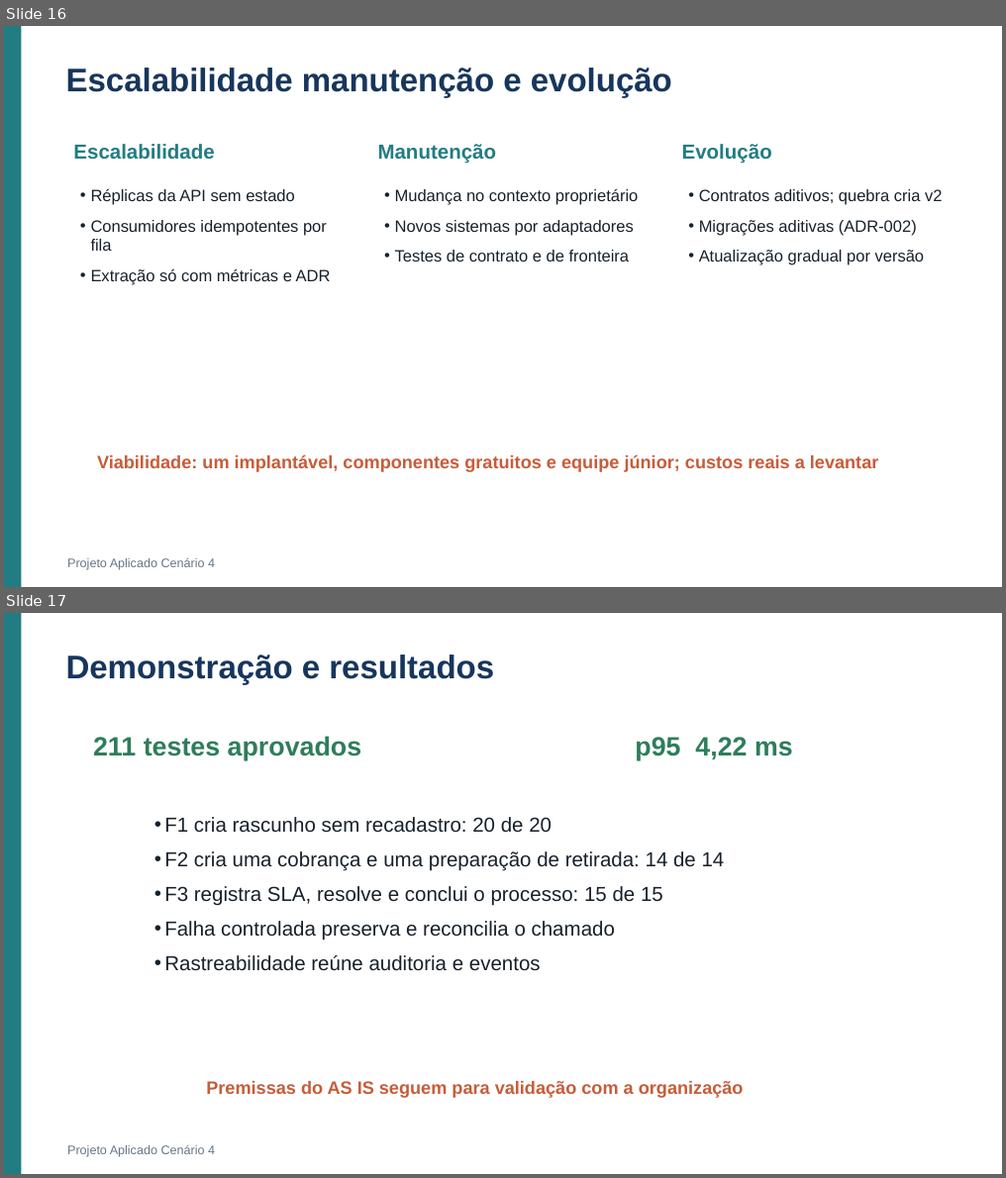
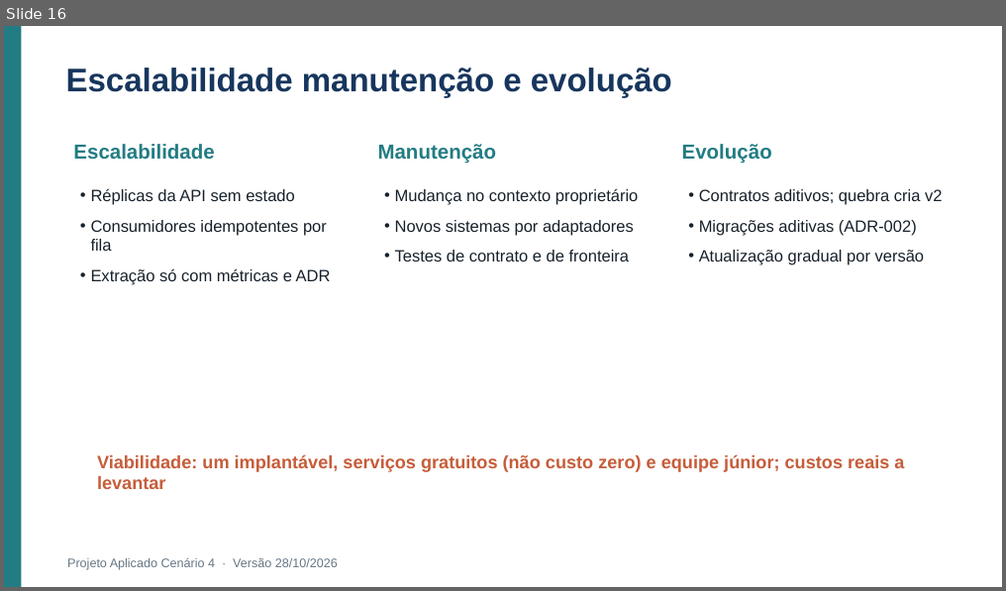
Before and after one commit to Roger-Quinelato/projetoAplicado7, a slide deck: output/Apresentacao_Cenario_4.pptx. Shown one above the other, each under a label of ours: slides 16 and 17 before the commit, slide 16 after it. The pictures are 1006x1178 and 1006x591 pixels, drawn with LibreOffice and Linux fonts; fonts in the diff are those of the drawing. Boxes give left, top, right and bottom in pixels: in the first picture for what was removed or moved away, otherwise in the second. Text is boxed around its words. In the diff, an @@ line names an element or a change of style, - is before the commit and + after.

```diff
--- a/output/Apresentacao_Cenario_4.pptx
+++ b/output/Apresentacao_Cenario_4.pptx
@@ slide 17 removed at box(4, 613, 1002, 1174), background #FFFFFF @@
@@ rectangle removed at box(4, 613, 21, 1174) @@
@@ text removed at box(66, 655, 494, 685) @@
-Demonstração e resultados
@@ text removed at box(93, 736, 362, 761) @@
-211 testes aprovados
@@ text removed at box(635, 737, 793, 761) @@
-p95 4,22 ms
@@ text removed at box(164, 817, 725, 971) @@
-• F1 cria rascunho sem recadastro: 20 de 20
-• F2 cria uma cobrança e uma preparação de retirada: 14 de 14
-• F3 registra SLA, resolve e conclui o processo: 15 de 15
-• Falha controlada preserva e reconcilia o chamado
-• Rastreabilidade reúne auditoria e eventos
@@ text removed at box(206, 1081, 744, 1098) @@
-Premissas do AS IS seguem para validação com a organização
@@ text removed at box(67, 1146, 215, 1157) @@
-Projeto Aplicado Cenário 4
@@ slide 16 changed as well @@
@@ text at box(97, 455, 904, 489): text changed @@
-Viabilidade: um implantável, componentes gratuitos e equipe júnior; custos reais a levantar
+Viabilidade: um implantável, serviços gratuitos (não custo zero) e equipe júnior; custos reais a levantar
@@ text at box(67, 559, 338, 570): text changed @@
-Projeto Aplicado Cenário 4
+Projeto Aplicado Cenário 4 · Versão 28/10/2026
```
Also in this commit, not shown: 15 other slides changed, 2 slides added, 1 other slide removed, 31 other files.
